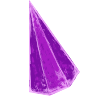
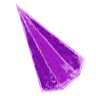
Two versions of the same layered image (w=96, h=96). Layer-by-layer changes:
painted on "Warstwa 2" over [15, 0, 85, 96]
